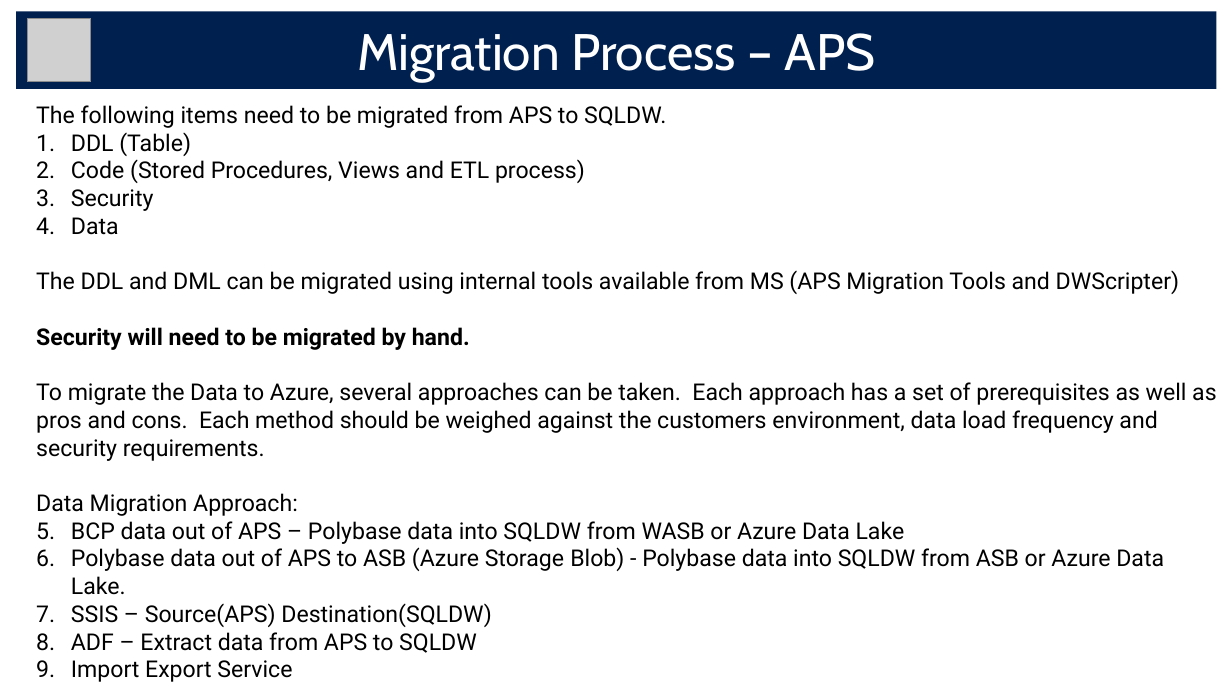
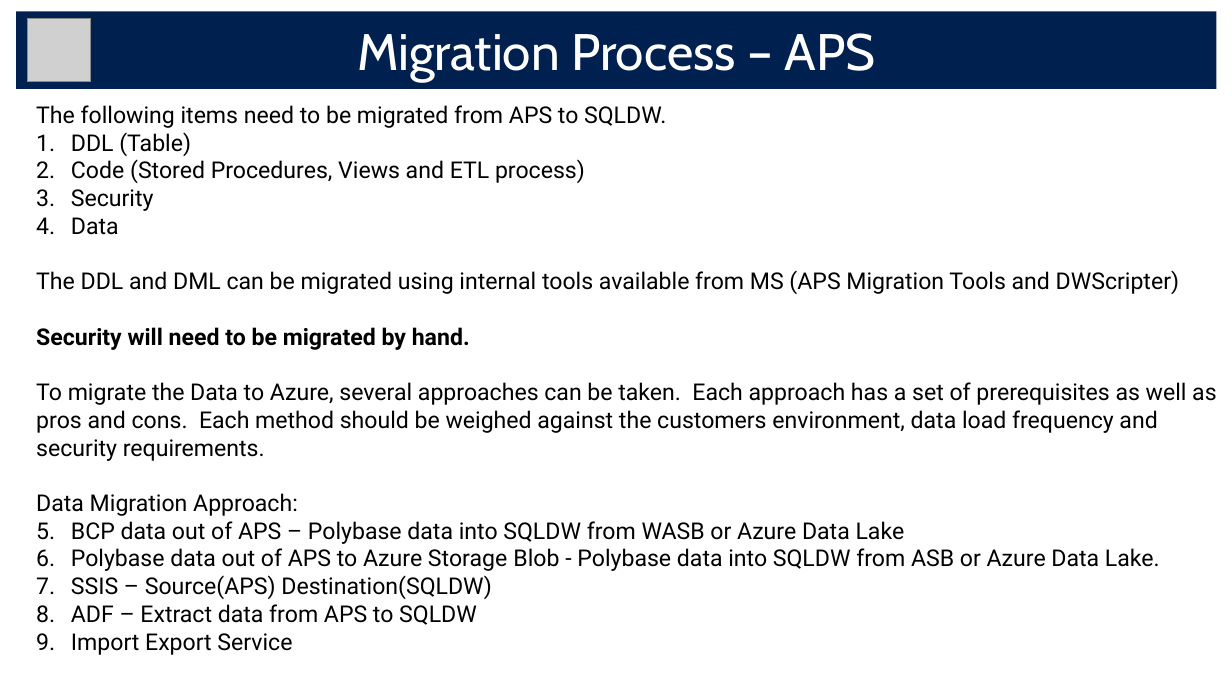
Before and after one commit to microsoft/AzureDWScriptsandUtilities, a slide deck: slide 25 of APS to SQL DW Migration - Schema and Data Migration with PolyBase/APS2SQLDW_Migration.pptx. Drawn at 1232x693 pixels with LibreOffice and Linux fonts; fonts in the diff are those of the drawing; grey boxes stand for pictures. Boxes give left, top, right and bottom in pixels: in the first picture for what was removed or moved away, otherwise in the second. Text is boxed around its words. In the diff, an @@ line names an element or a change of style, - is before the commit and + after.

```diff
--- a/APS to SQL DW Migration - Schema and Data Migration with PolyBase/APS2SQLDW_Migration.pptx
+++ b/APS to SQL DW Migration - Schema and Data Migration with PolyBase/APS2SQLDW_Migration.pptx
@@ text at box(71, 548, 1160, 571): text changed @@
-2. Polybase data out of APS to ASB (Azure Storage Blob) - Polybase data into SQLDW from ASB or Azure Data Lake.
+2. Polybase data out of APS to Azure Storage Blob - Polybase data into SQLDW from ASB or Azure Data Lake.
```
Also in this commit, not shown: 11 other slides changed, 1 slide added, 1 slide removed.
